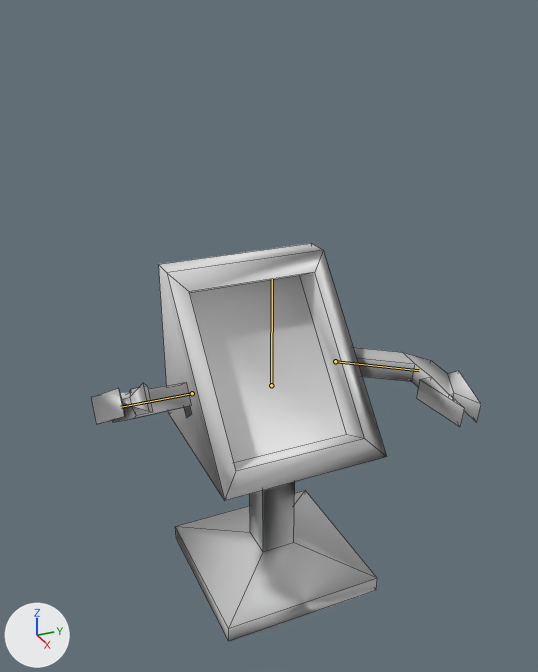
One commit to the Blender file Assets/Resources/Models/HardwareTerminal.blend: the scene before it, then after it.
Both versions are drawn from a 50 mm lens placed at (9.16, -4.17, 8.88), pointed at (-0.11, 0.0, 4.24). The axes (+X, +Y, +Z) are drawn at lower left. The lights are the same throughout. The bones that bend it are drawn over the model as lines. Mesh edges are drawn as thin lines.

Objects in the first picture: 'Terminal'.
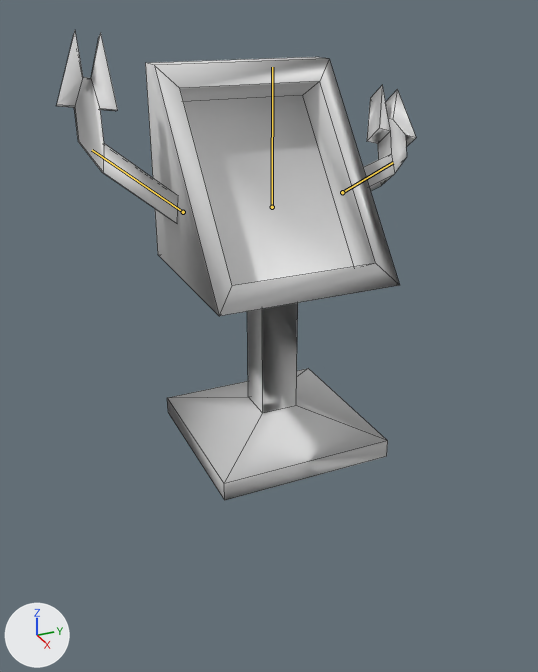
The newer file adds an action. The first version stands in its rest pose; the second is drawn at frame 12 of the action 'BodyAction'.

Pixel boxes [x1, y1, x2, y2] of what changed, in the pictures (538 x 672 px):
'Terminal', posed (8% narrower, 18% taller)
    before: [91, 243, 481, 641]
    after: [57, 32, 416, 500]
bone 'BodyBone', root to tip
    before: (271, 385) to (272, 279)
    after: (272, 207) to (272, 67)
bone 'LeftArmBone', root to tip
    before: (335, 361) to (419, 370)
    after: (342, 192) to (393, 162)
bone 'RightArmBone', root to tip
    before: (192, 393) to (121, 407)
    after: (183, 212) to (92, 150)

The change in detail:
Bone 'BodyBone' (bone_bodybone) moves from (0.0, 0.0, 0.0) to (0.0, 1.609, 0.0).
Bone 'BodyBone' (bone_bodybone) is rescaled from (1.0, 1.0, 1.0) to (1.0, 1.05, 1.0).
Bone 'LeftArmBone' (bone_leftarmbone) turns from (0, 0, 0) to (-15, -141, 69) degrees about its own x, y and z.
Bone 'RightArmBone' (bone_rightarmbone) turns from (0, 0, 0) to (58, 45, 28) degrees about its own x, y and z.
